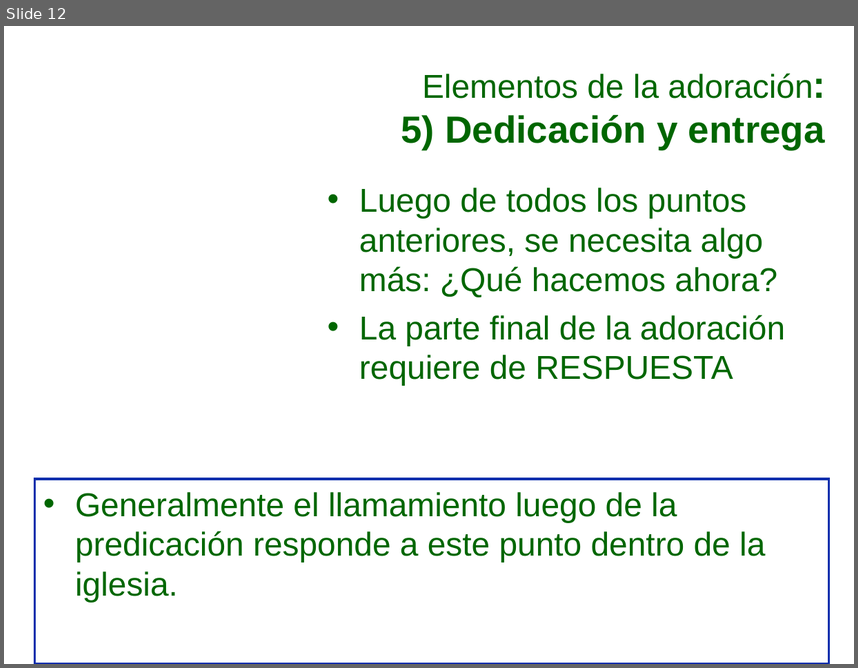
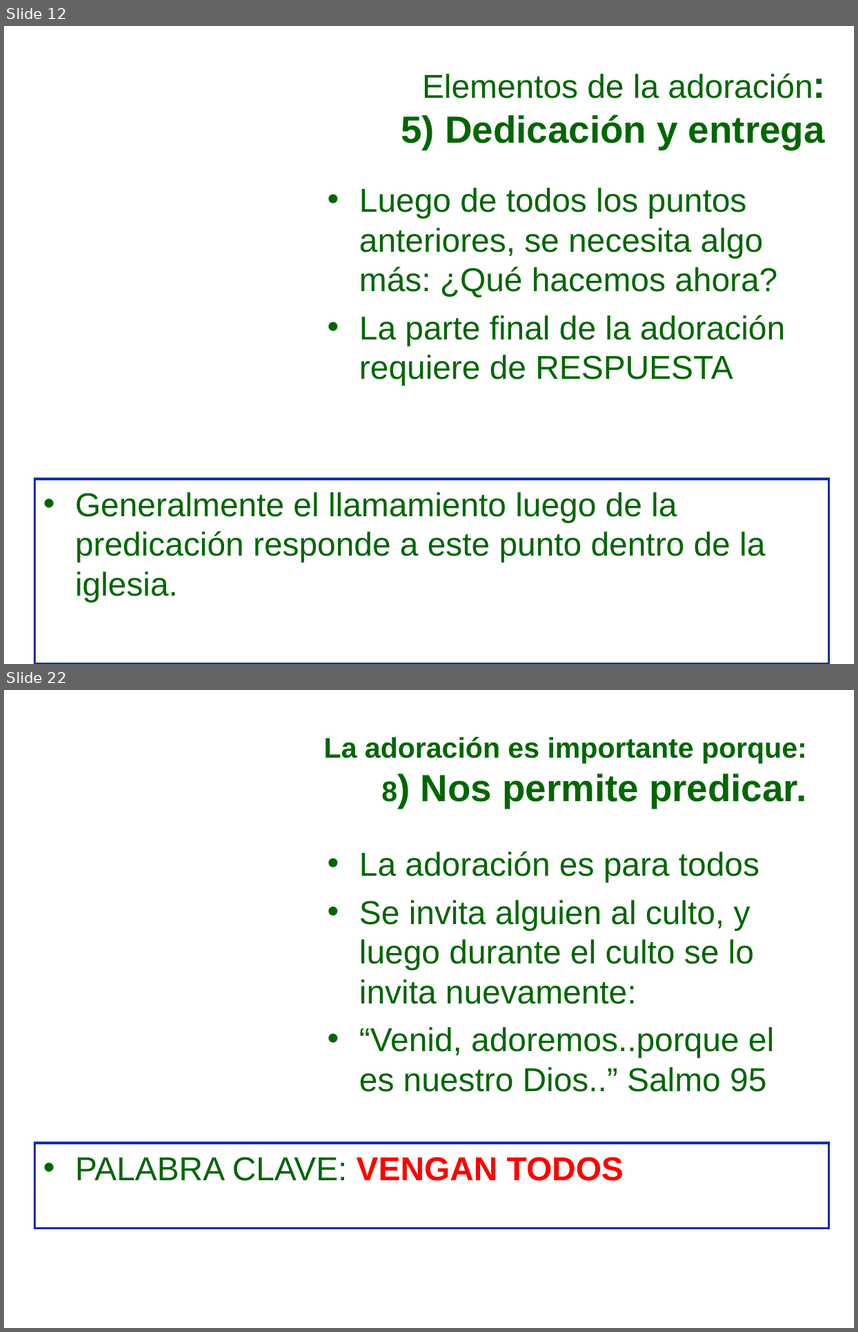
Before and after one commit to afols/iglesia, a slide deck: trunk/ iglesia --username adrianfols/Escuela Dominical/Iglecrecimiento/Mi_iglesia_puede_S4.ppt. Shown one above the other, each under a label of ours: slide 12 before the commit, slides 12 and 22 after it; the slides between them are not shown. The pictures are 858x668 and 858x1332 pixels, drawn with LibreOffice and Linux fonts; fonts in the diff are those of the drawing; background and template pictures are left out. Boxes give left, top, right and bottom in pixels: in the first picture for what was removed or moved away, otherwise in the second. Text is boxed around its words. In the diff, an @@ line names an element or a change of style, - is before the commit and + after.

```diff
--- a/trunk/ iglesia --username adrianfols/Escuela Dominical/Iglecrecimiento/Mi_iglesia_puede_S4.ppt
+++ b/trunk/ iglesia --username adrianfols/Escuela Dominical/Iglecrecimiento/Mi_iglesia_puede_S4.ppt
@@ slide 22 added at bbox=[4, 690, 854, 1328], background picture (left out) @@
@@ title added at bbox=[324, 737, 807, 808], 24 pt, text #006600, bold @@
+La adoración es importante porque:
+8) Nos permite predicar.
@@ text added at bbox=[359, 851, 774, 1092], 28 pt, text #006600 @@
+• La adoración es para todos
+• Se invita alguien al culto, y luego durante el culto se lo invita nuevamente:
+• “Venid, adoremos..porque el es nuestro Dios..” Salmo 95
@@ rectangle added at bbox=[34, 1143, 829, 1228], fill #FFFFFF, outline #0E2FAD 2.01 pt, 28 pt, text #006600 @@
+• PALABRA CLAVE: VENGAN TODOS
```
Also in this commit, not shown: 14 other slides added.
